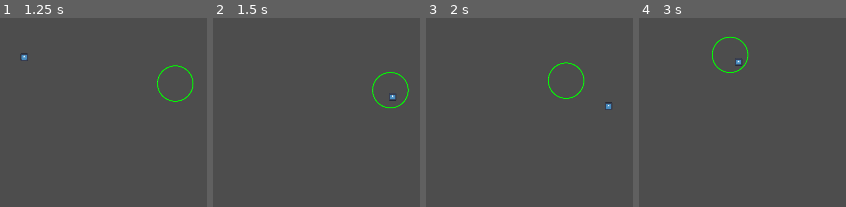
Above: before the commit, frames 1-4 (left to right).
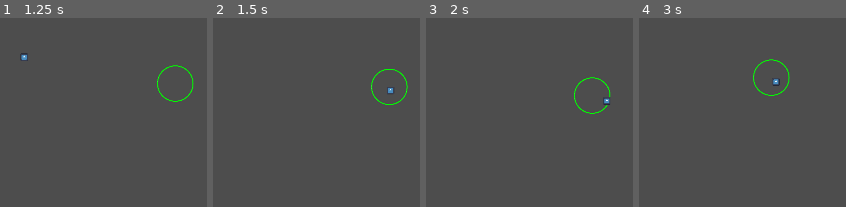
Above: after the commit, the same moments.

Repository: A550817/BC_gam_jam
Game: Godot game, scene res://scenes/playground.tscn
Same seed, same stepped clock (60 frames per second), same inputs: the game is played once before the commit and once after it. The engine's default icon, where the game draws it, is replaced by a stand-in: a white triangle on a blue panel in a dark square.
Inputs (mouse positions are in pixels of both pictures, inside the frame that each line leads up to):
- Up to frame 1 (1.25 s): tap Enter (ui_accept) at 0.5, 0.77 s; move the mouse to (outside the picture) at 0.52 s; press the mouse at (outside the picture) at 0.53 s; hold Right (ui_right) from 0.53 s (still down)
- Up to frame 2 (1.5 s): release Right (ui_right) at 1.25 s; release the mouse at (outside the picture) at 1.25 s; tap Enter (ui_accept) at 1.25 s; drag from (outside the picture) to (outside the picture) at 1.27 s
- Up to frame 3 (2 s): no input
- Up to frame 4 (3 s): move the mouse to (outside the picture) at 2.02 s; press the mouse at (outside the picture) at 2.03 s; hold Left (ui_left) 2.03-2.75 s; release the mouse at (outside the picture) at 2.75 s; drag from (outside the picture) to (769, 104) at 2.77 s

Frame 1 is identical in both runs. In frame 2, 0.9% of the frame differs, in the area x 76-95%, y 26-49%; in frame 3, 0.9%; in frame 4, 1.1%, in the area x 35-73%, y 9-42%.

Commit message:
Added player export variable for player texture

Diff:
--- a/new-game-project/scripts/player.gd
+++ b/new-game-project/scripts/player.gd
@@ -1,10 +1,14 @@
 class_name Player extends CharacterBody2D
 
+
+@onready var sprite_2d: Sprite2D = $Sprite2D
 
 @export var drag_strength: float = 0.5
 @export var speed: int = 100
 @export var radius: float = 50.0
 @export var color: Color = Color.CYAN
+@export var is_controller: bool = false
+@export var texture: CompressedTexture2D
 
 #region /// StateMachineVariables
 var states: Array = [PlayerState]
@@ -24,6 +28,8 @@
 
 
 func _ready() -> void:
+	if texture:
+		sprite_2d.texture = texture
 	initialize_states()
 
 func _unhandled_input(event: InputEvent) -> void:
--- a/new-game-project/scripts/player_tether_state.gd
+++ b/new-game-project/scripts/player_tether_state.gd
@@ -4,7 +4,7 @@
 var tether_point: Vector2 = Vector2.ZERO
 var tether_length: float = 100.0
 @export var max_tether_length: float = 1000.0
-@export var pull_strength: float = 200.0
+@export var pull_strength: float = 100.0
 @export var constraint_strength: float = 2
 
 # What happens when this state is initialized
